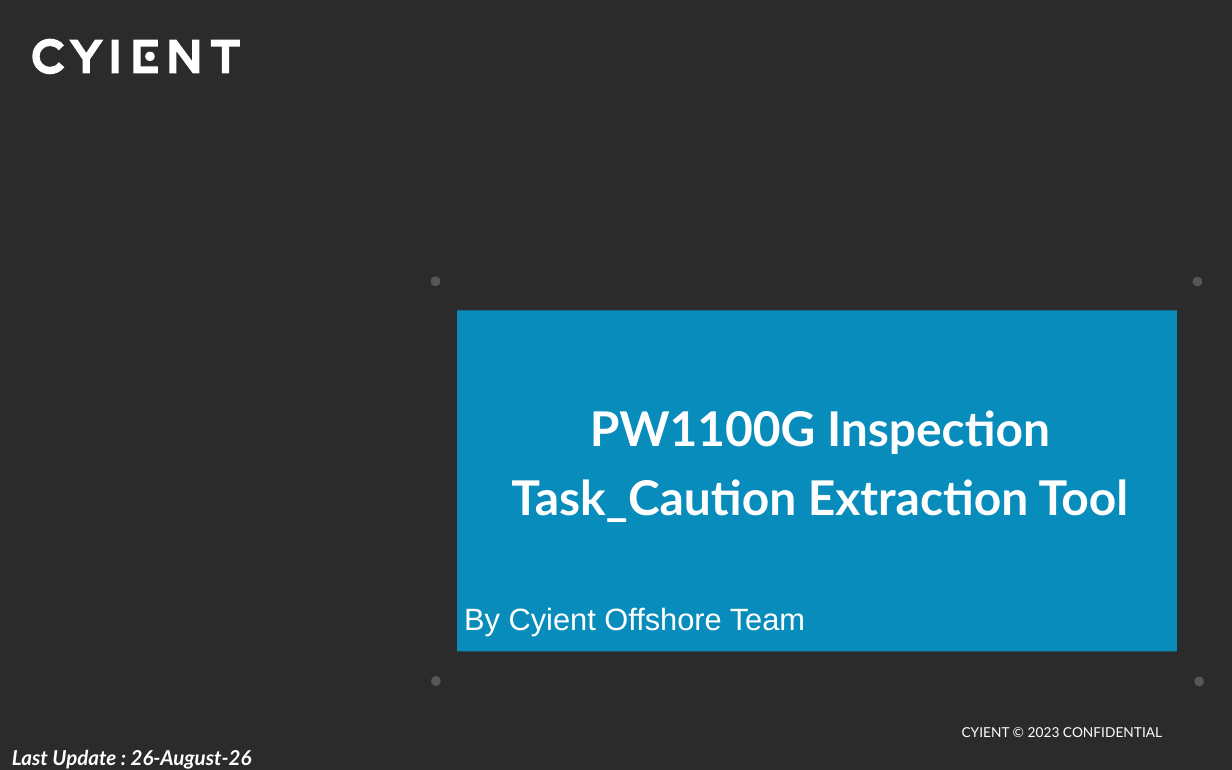
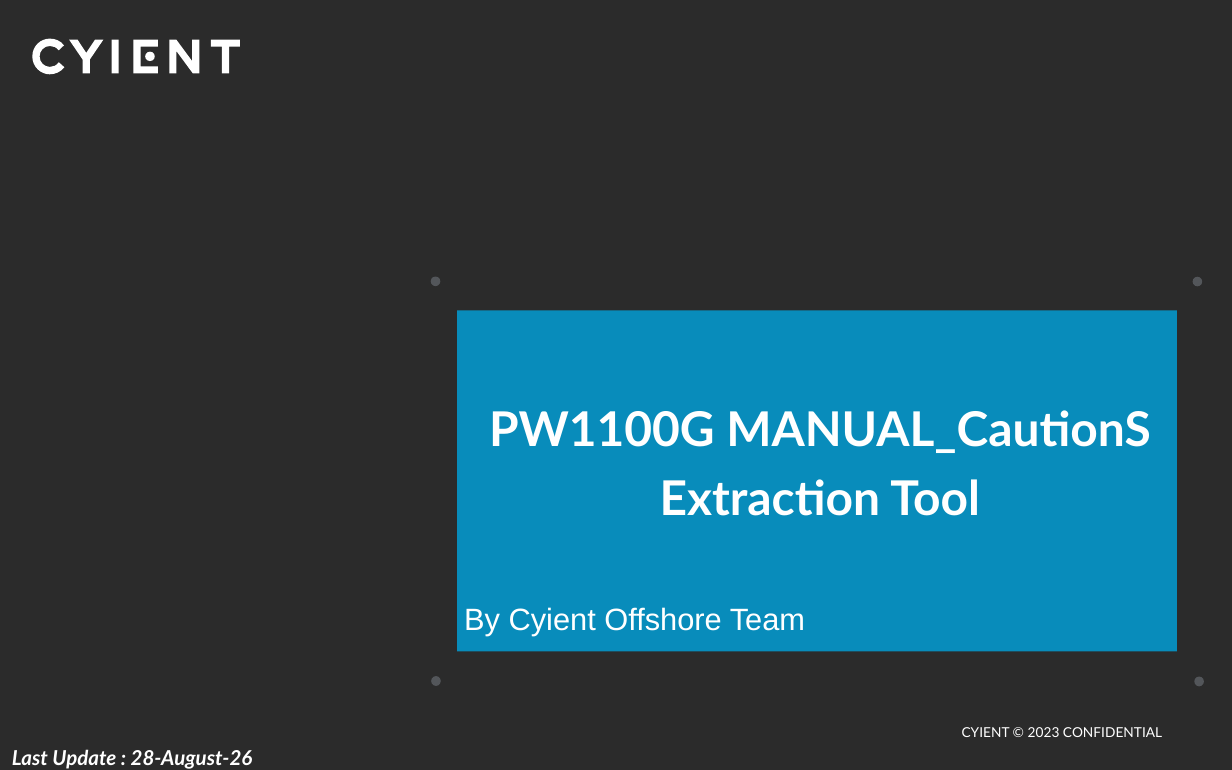
Before and after one commit to JeromeeKaram/FetchCaution, a slide deck: slide 1 of ExtractCautionsForEM/bin/Debug/bin/ExtractCautionsFromEngineManualTool.pptx. Drawn at 1232x770 pixels with LibreOffice and Linux fonts; fonts in the diff are those of the drawing; background and template pictures are left out; a plain dark background stands for a picture behind light text. Boxes give left, top, right and bottom in pixels: in the first picture for what was removed or moved away, otherwise in the second. Text is boxed around its words. In the diff, an @@ line names an element or a change of style, - is before the commit and + after.

Commit message:
Fixed ppt & pdf

```diff
--- a/ExtractCautionsForEM/bin/Debug/bin/ExtractCautionsFromEngineManualTool.pptx
+++ b/ExtractCautionsForEM/bin/Debug/bin/ExtractCautionsFromEngineManualTool.pptx
@@ title at [489,410,1150,516]: text changed @@
-PW1100G Inspection Task_Caution Extraction Tool
+PW1100G MANUAL_CautionS Extraction Tool
@@ text at [12,749,253,769]: text changed @@
-Last Update : 26-August-26
+Last Update : 28-August-26
```
Also in this commit, not shown: 7 other slides changed, 6 other files.
